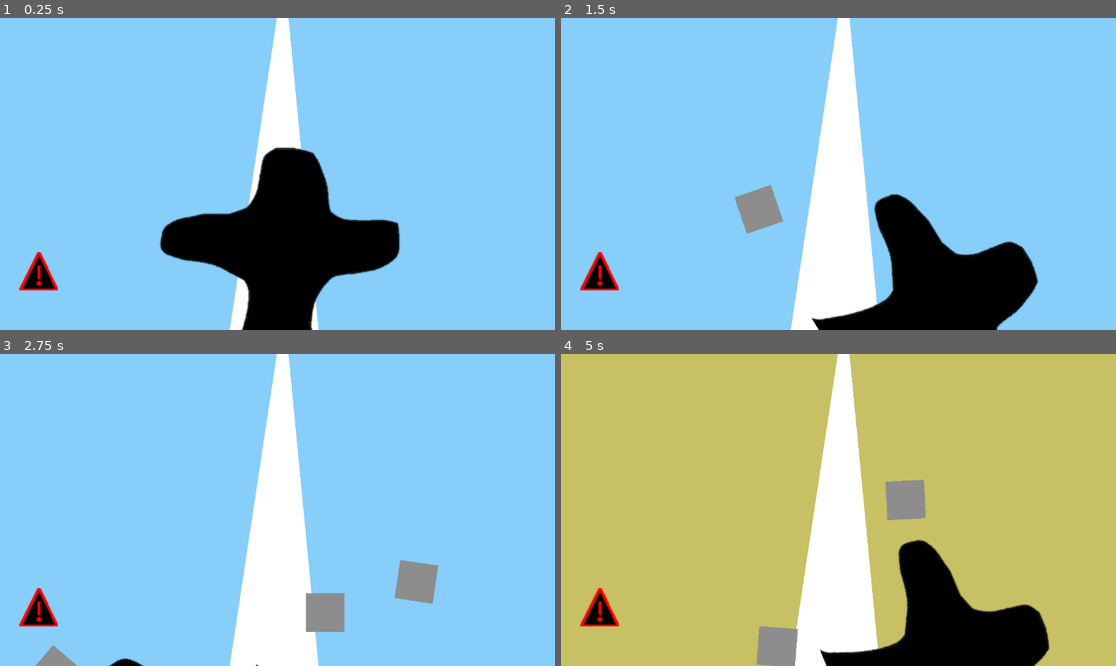
Above: before the commit, frames 1-4 (two rows, left to right).
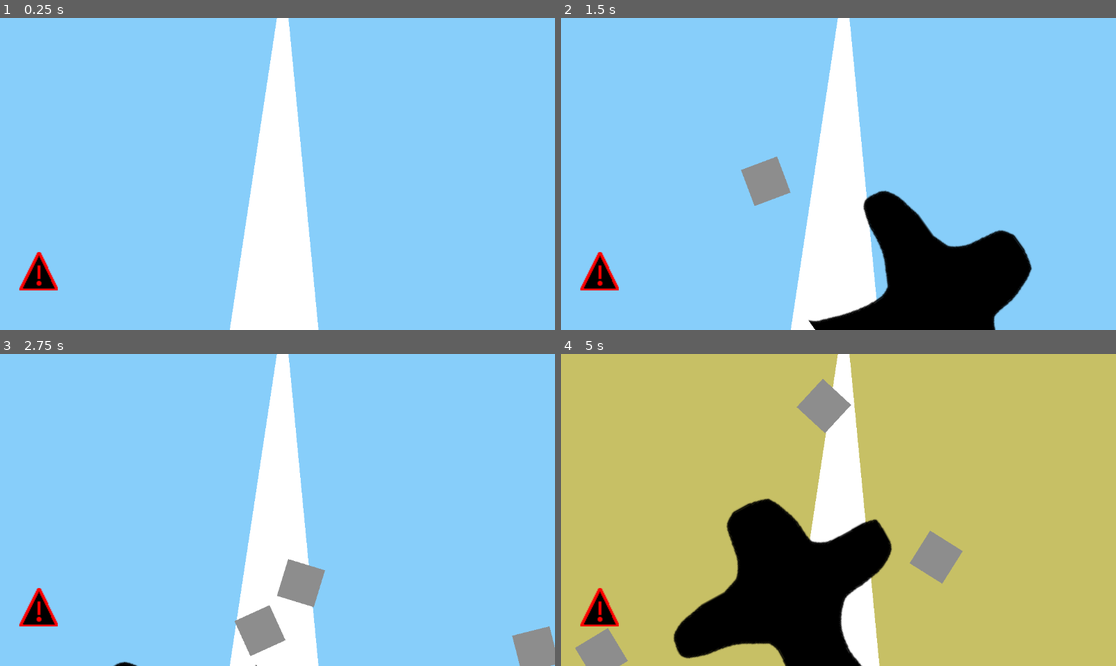
Above: after the commit, the same moments.

Repository: CWmain/tightRope
Game: Godot game, scene res://scenes/main.tscn
The game is run twice, just before and just after one commit, with the same random seed, the same clock (stepped at 60 frames per second) and the same inputs.
Inputs:
- Up to frame 1 (0.25 s): no input
- Up to frame 2 (1.5 s): hold D (Right) 0.53-1.28 s; tap E (SpawnRock) at 0.6, 1.35 s; hold A (Left) from 1.28 s (still down)
- Up to frame 3 (2.75 s): release A (Left) at 2.03 s; hold D (Right) from 2.03 s (still down); tap E (SpawnRock) at 2.1 s
- Up to frame 4 (5 s): tap E (SpawnRock) at 2.85, 3.6, 4.35 s; release D (Right) at 3.53 s; hold A (Left) from 3.53 s (still down)

The runs differ from the first frame. In frame 1, 12% of the frame differs, in the area x 28-73%, y 41-100%; in frame 2, 3.4%; in frame 3, 4.5%; in frame 4, 22%, in the area x 2-88%, y 8-100%.

Commit message:
Added a basic animation player to main to animate the objects to come onto screen on load. Also added a stub print for only starting the game once the animation is completed

Diff:
--- /dev/null
+++ b/scenes/main.gd
@@ -0,0 +1,11 @@
+extends Node2D
+
+@onready var animation_player: AnimationPlayer = $AnimationPlayer
+@onready var walker: Node2D = $Walker
+
+func _ready() -> void:
+	animation_player.play("intro")
+
+
+func _on_animation_player_animation_finished(anim_name: StringName) -> void:
+	print("Do the stuff to start the game")
--- a/scenes/main.tscn
+++ b/scenes/main.tscn
@@ -1,12 +1,38 @@
-[gd_scene load_steps=6 format=3 uid="uid://b3upb7t2hdfk1"]
+[gd_scene load_steps=10 format=3 uid="uid://b3upb7t2hdfk1"]
 
 [ext_resource type="PackedScene" uid="uid://cl57ajdyrwmbx" path="res://objects/walker/walker.tscn" id="1_o5qli"]
+[ext_resource type="Script" uid="uid://des41i0ea0vuf" path="res://scenes/main.gd" id="1_tefeu"]
 [ext_resource type="PackedScene" uid="uid://bccugi1acha5a" path="res://objects/rock/rock.tscn" id="2_0wfyh"]
 [ext_resource type="PackedScene" uid="uid://dd4sq1nmqhuqo" path="res://objects/rockSpawner/rock_spawner.tscn" id="3_sugp2"]
 [ext_resource type="Texture2D" uid="uid://ywouxrvsm0ue" path="res://objects/rockSpawner/warning.png" id="4_jyhfs"]
 [ext_resource type="PackedScene" uid="uid://pf104i0ckybt" path="res://objects/sky/sky.tscn" id="5_tbgi4"]
 
+[sub_resource type="Animation" id="Animation_o6xl0"]
+resource_name = "intro"
+tracks/0/type = "value"
+tracks/0/imported = false
+tracks/0/enabled = true
+tracks/0/path = NodePath("Walker:position")
+tracks/0/interp = 1
+tracks/0/loop_wrap = true
+tracks/0/keys = {
+"times": PackedFloat32Array(0, 1),
+"transitions": PackedFloat32Array(1, 1),
+"update": 0,
+"values": [Vector2(560, 926), Vector2(552, 683)]
+}
+
+[sub_resource type="Animation" id="Animation_tipki"]
+length = 0.001
+
+[sub_resource type="AnimationLibrary" id="AnimationLibrary_85g3d"]
+_data = {
+&"RESET": SubResource("Animation_tipki"),
+&"intro": SubResource("Animation_o6xl0")
+}
+
 [node name="Main" type="Node2D"]
+script = ExtResource("1_tefeu")
 
 [node name="Camera2D" type="Camera2D" parent="."]
 position = Vector2(550, 486)
@@ -28,7 +54,7 @@
 polygon = PackedVector2Array(-28, -71, -17, -71, 18, 293, -83, 293)
 
 [node name="Walker" parent="." instance=ExtResource("1_o5qli")]
-position = Vector2(552, 683)
+position = Vector2(560, 926)
 
 [node name="RockSpawner" parent="." instance=ExtResource("3_sugp2")]
 position = Vector2(2, 644)
@@ -51,3 +77,10 @@
 anchor_bottom = 1.0
 grow_horizontal = 2
 grow_vertical = 2
+
+[node name="AnimationPlayer" type="AnimationPlayer" parent="."]
+libraries = {
+&"": SubResource("AnimationLibrary_85g3d")
+}
+
+[connection signal="animation_finished" from="AnimationPlayer" to="." method="_on_animation_player_animation_finished"]
Not shown, added: scenes/main.gd.uid
